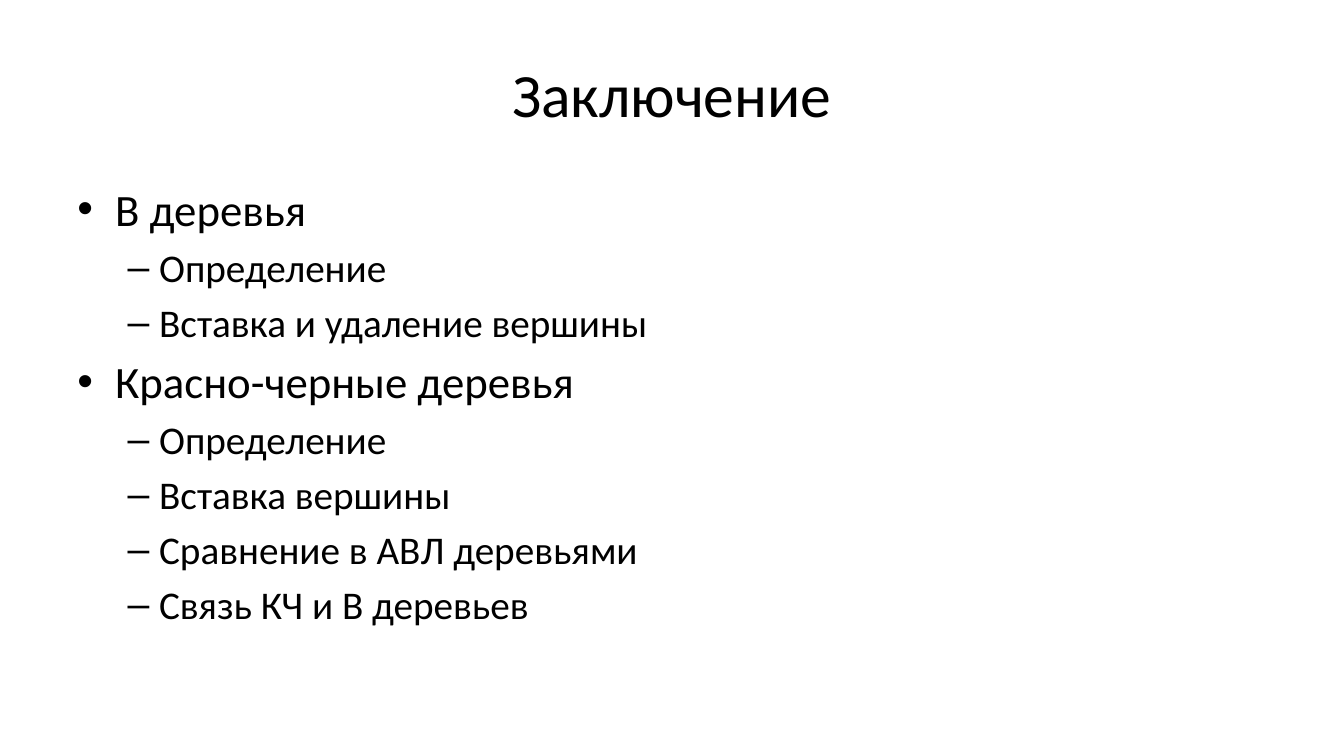
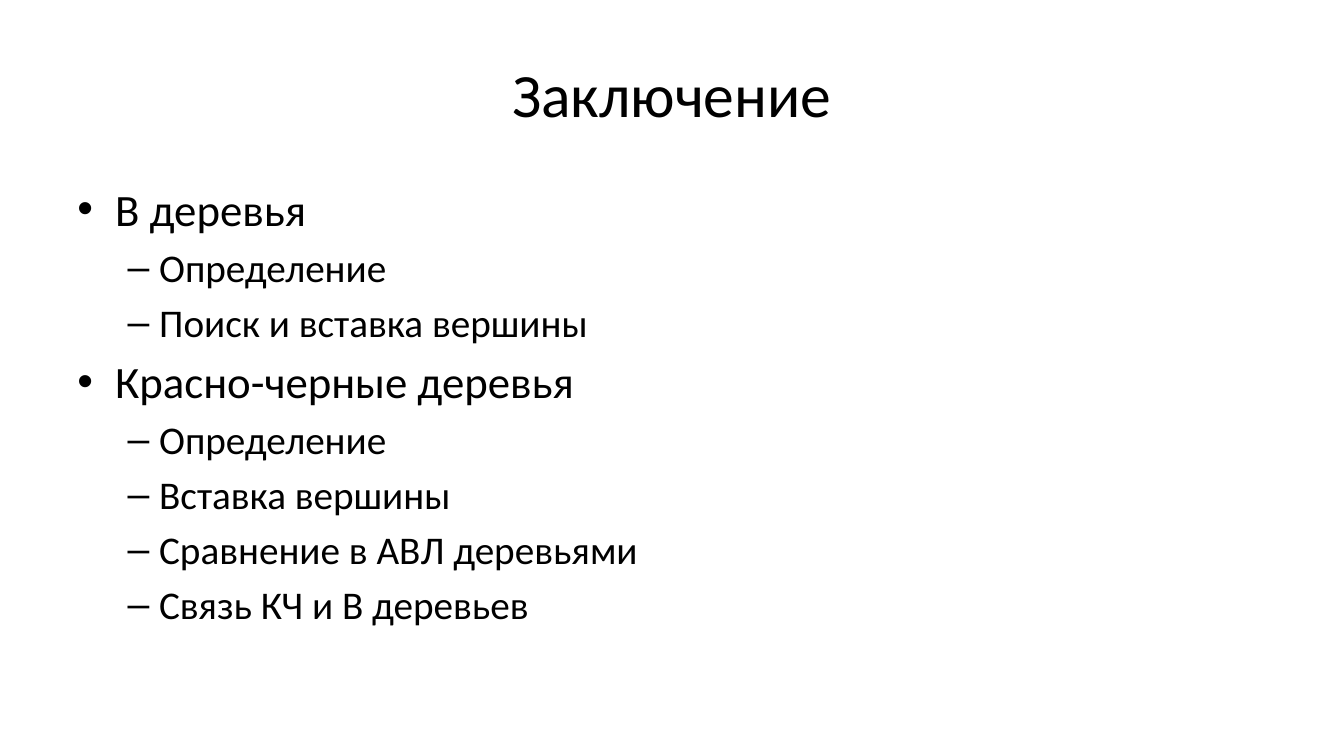
Before and after one commit to Evgueni-Petrov-aka-espetrov/Algorithms-and-Programming-in-C-pptx, a slide deck: slide 29 of 19 Б и КЧ деревья.pptx. Drawn at 1344x756 pixels with LibreOffice and Linux fonts; fonts in the diff are those of the drawing. Boxes give left, top, right and bottom in pixels: in the first picture for what was removed or moved away, otherwise in the second. Text is boxed around its words. In the diff, an @@ line names an element or a change of style, - is before the commit and + after.

```diff
--- a/19 Б и КЧ деревья.pptx
+++ b/19 Б и КЧ деревья.pptx
@@ text at (159, 312, 588, 344): text changed @@
-  – Вставка и удаление вершины
+  – Поиск и вставка вершины
```
Also in this commit, not shown: 8 other slides changed.
